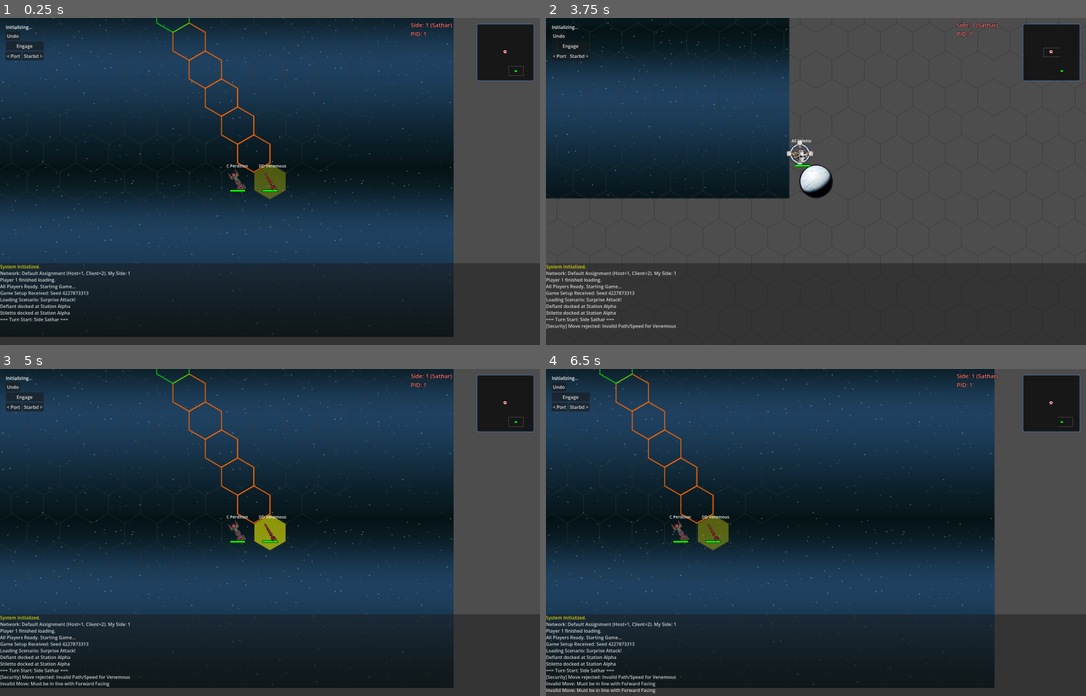
Above: before the commit, frames 1-4 (two rows, left to right).
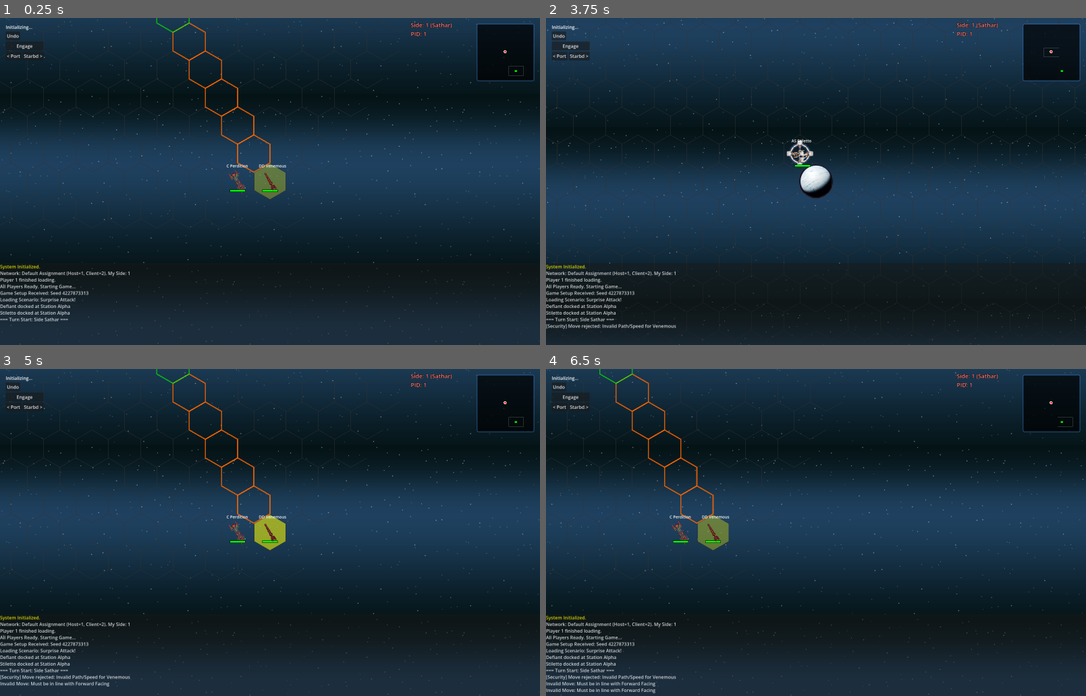
Above: after the commit, the same moments.

Repository: jjeffers/sf-kh-simulator
Game: Godot game, scene res://Scenes/Main.tscn
Same seed, same stepped clock (60 frames per second), same inputs: the game is played once before the commit and once after it. This scene is started directly instead of the project's main scene.
Inputs (mouse positions are in pixels of both pictures, inside the frame that each line leads up to):
- Up to frame 1 (0.25 s): no input
- Up to frame 2 (3.75 s): click "Undo" at 0.5 s; click "Engage" at 1.25 s; click "< Port" at 2 s; click "Starbd >" at 2.75 s; tap Enter at 3.5 s; drag from (1053, 53) to (870, 109) at 3.52 s
- Up to frame 3 (5 s): tap Space at 4.25 s; drag from (162, 548) to (243, 597) at 4.27 s
- Up to frame 4 (6.5 s): tap Enter at 5 s; move the mouse to (870, 460) at 5.02 s; hold D 5.03-5.75 s; tap Alt at 5.1 s; drag from (789, 597) to (654, 483) at 5.77 s

The runs differ from the first frame. In frame 1, 66% of the frame differs, in the area x 0-100%, y 0-100%; in frame 2, 89%; in frame 3, 66%; in frame 4, 66%.

Commit message:
Fix background coverage: Use STRETCH_TILE with large TextureRect (4096x4096)

Diff:
--- a/Scripts/GameManager.gd
+++ b/Scripts/GameManager.gd
@@ -119,13 +119,26 @@
 	var layer = ParallaxLayer.new()
 	layer.name = "StarsLayer"
 	layer.motion_scale = Vector2(0.05, 0.05) # Distant stars
-	layer.motion_mirroring = texture.get_size()
+
+	# TextureRect approach for infinite tiling
+	var rect = TextureRect.new()
+	rect.texture = texture
+	# Enable Tiling and Repeat
+	rect.stretch_mode = TextureRect.STRETCH_TILE
+	rect.texture_repeat = CanvasItem.TEXTURE_REPEAT_ENABLED
+	# Make it huge to cover screen at any zoom (e.g. 4096 or larger)
+	# Since movement is relative to camera, we just need it big enough to tile.
+	# With mirroring, it just needs to be >= viewport size.
+	# Let's make it 4096 to be safe.
+	var tile_size = Vector2(4096, 4096)
+	rect.size = tile_size
+	rect.position = - tile_size / 2 # Center it
+
+	# Parallax Mirroring must match the rect size for seamless scrolling
+	layer.motion_mirroring = tile_size
+
 	bg.add_child(layer)
-
-	var sprite = Sprite2D.new()
-	sprite.texture = texture
-	sprite.centered = false
-	layer.add_child(sprite)
+	layer.add_child(rect)
 
 	# Network Setup
 	var setup = NetworkManager.game_setup_data
